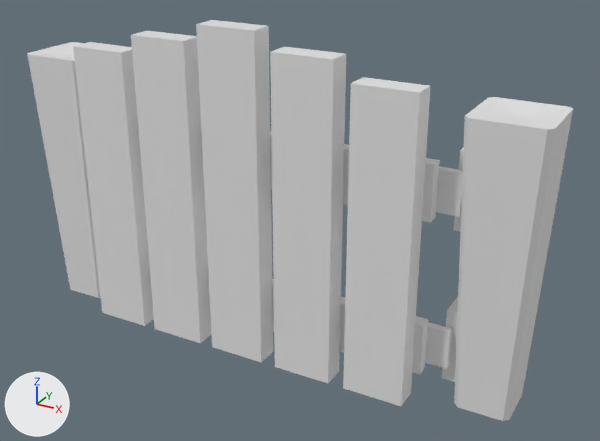
A saved change to the FBX model Assets/Meshes/FenceGate.fbx.
Rendered twice from a 50 mm camera at (0.00833, -0.01379, 0.00986) aimed at (0.00079, -0.00007, 0.003). Arrows for +X, +Y and +Z are at lower left; the lights stay in place. Where no turn or scale is listed for an object, it has been applied to the vertices.
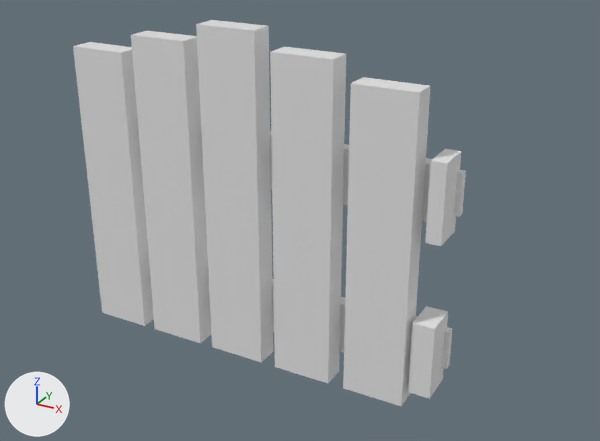
The newer file is also turned or shifted as a whole; pictures and numbers use the older file's frame.

Pixel boxes [x1, y1, x2, y2] of what changed, in the pictures (600 x 441 px):
'Right', deleted: before [454, 97, 573, 421]
'Left', deleted: before [27, 42, 101, 298]
'Hinge', added: after [408, 149, 461, 399]
'Cube.003', deleted: before [442, 297, 458, 382]
'Cube', deleted: before [454, 147, 464, 231]
'Cube.001', unchanged, covered by the edit: before [436, 166, 463, 217]; after [454, 170, 466, 217]

Edits to the bpy script that builds the scene:
```text
Add me_cube_007_1:
    me_cube_007_1.from_pydata(...)  # a box spanning x -0.00029..0.00015, y -0.00036..0.00036, z -0.00076..0.00076; a box spanning x -0.00015..0.00015, y -0.00036..0.00036, z 0.00243..0.00396
    me_cube_007_1.materials.append(mat_palette)  # white #e7e7e7
Remove ob_cube:
    ob_cube = bpy.data.objects.new('Cube', me_cube)
    ob_cube.location = (0.00427, 0.0, 0.00439)
    ob_cube.scale = (-0.000146, -0.000362, -0.000765)
Remove ob_right:
    ob_right = bpy.data.objects.new('Right', me_cube_003)
    ob_right.location = (0.005, 0.0, 0.0)
Remove ob_left:
    ob_left = bpy.data.objects.new('Left', me_cube_004)
    ob_left.location = (-0.005, 0.0, 0.0)
Remove ob_cube_003:
    ob_cube_003 = bpy.data.objects.new('Cube.003', me_cube_007)
    ob_cube_003.location = (0.00427, 0.0, 0.00119)
    ob_cube_003.scale = (-0.000146, -0.000362, -0.000765)
Add ob_hinge:
    ob_hinge = bpy.data.objects.new('Hinge', me_cube_007_1)
    ob_hinge.location = (0.00402, -0.00076, 0.00119)
```
